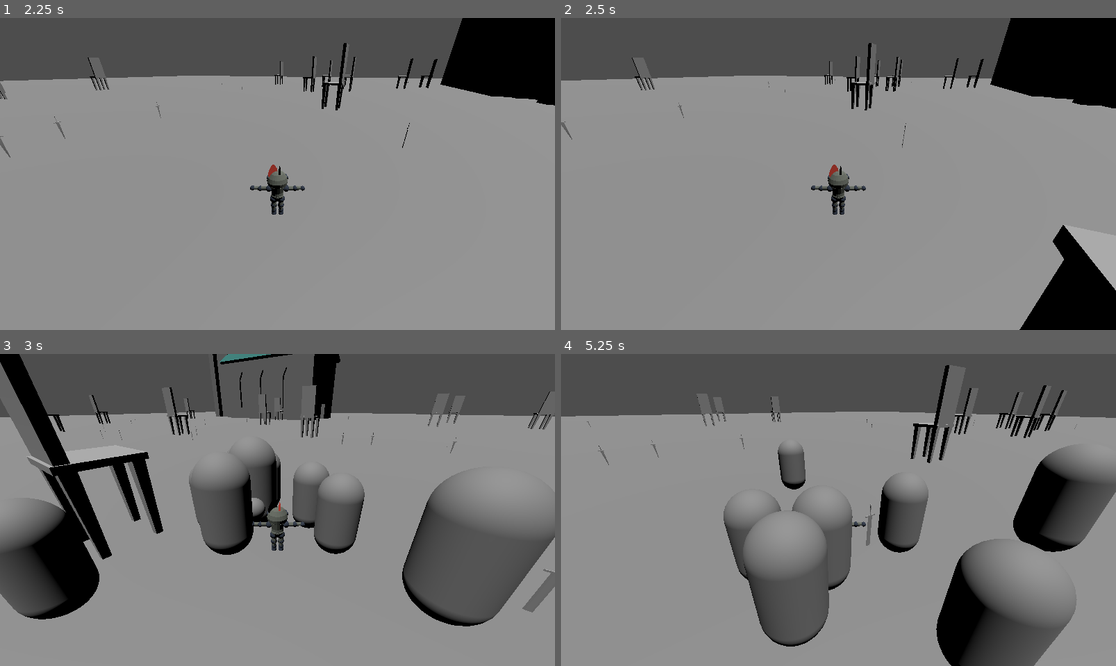
Above: before the commit, frames 1-4 (two rows, left to right).
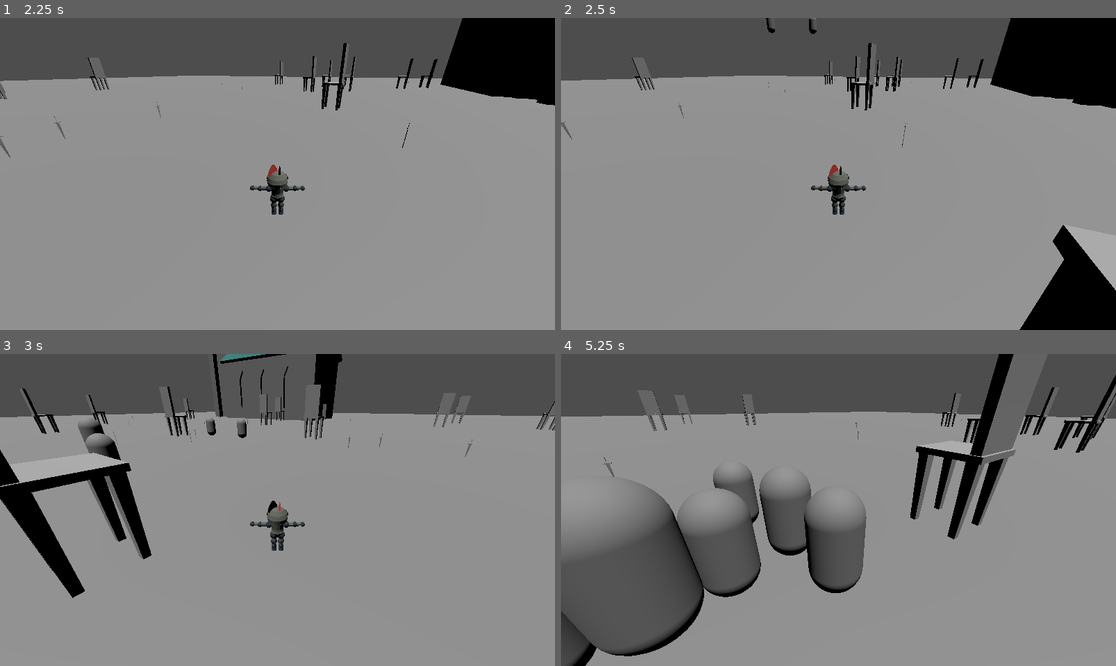
Above: after the commit, the same moments.

Repository: Tchetchouille/GMTK2024
Game: Godot game, scene res://scenes/main.tscn
Same seed, same stepped clock (60 frames per second), same inputs: the game is played once before the commit and once after it. This scene is started directly instead of the project's main scene.
Inputs (mouse positions are in pixels of both pictures, inside the frame that each line leads up to):
- Up to frame 1 (2.25 s): tap Enter at 0.5 s; move the mouse to (399, 158) at 0.52 s; hold D (move_right) 0.53-1.28 s; click (399, 158) at 0.6 s; move the mouse to (166, 189) at 1.27 s; hold S (move_back) 1.28-2.03 s; click (166, 189) at 1.35 s; move the mouse to (333, 105) at 2.02 s; hold D (move_right) from 2.03 s (still down); click (333, 105) at 2.1 s
- Up to frame 2 (2.5 s): keep holding D (move_right)
- Up to frame 3 (3 s): move the mouse to (249, 572) at 2.77 s; release D (move_right) at 2.78 s; hold W (move_forward) from 2.78 s (still down); click (249, 572) at 2.85 s
- Up to frame 4 (5.25 s): move the mouse to (1005, 556) at 3.52 s; release W (move_forward) at 3.53 s; hold A (move_left) 3.53-5.03 s; click (1005, 556) at 3.6 s; move the mouse to (672, 463) at 4.27 s; click (672, 463) at 4.35 s; move the mouse to (866, 510) at 5.02 s; hold S (move_back) from 5.03 s (still down); click (866, 510) at 5.1 s

Frame 1 is identical in both runs. In frame 2, less than 0.1% of the frame differs, in the area x 36-47%, y 0-6%; in frame 3, 27%; in frame 4, 37%, in the area x 0-100%, y 0-100%.

Commit message:
Enemy Updated

Diff:
--- a/resources/weapons/chair.tres
+++ b/resources/weapons/chair.tres
@@ -10,4 +10,3 @@
 model = ExtResource("1_f15lo")
 max_occurrences = 50
 radius = 1.0
-damage = 10.0
--- a/resources/weapons/church.tres
+++ b/resources/weapons/church.tres
@@ -10,4 +10,3 @@
 model = ExtResource("1_dbnc8")
 max_occurrences = 4
 radius = 15.0
-damage = 100.0
--- a/resources/weapons/needle.tres
+++ b/resources/weapons/needle.tres
@@ -10,4 +10,3 @@
 model = ExtResource("1_a4b5y")
 max_occurrences = 10
 radius = 0.5
-damage = 1.0
--- a/resources/weapons/sword.tres
+++ b/resources/weapons/sword.tres
@@ -10,4 +10,3 @@
 model = ExtResource("1_tu7ce")
 max_occurrences = 50
 radius = 1.0
-damage = 4.0
--- a/scenes/main.tscn
+++ b/scenes/main.tscn
@@ -21,6 +21,5 @@
 [node name="GameManager" parent="." node_paths=PackedStringArray("target", "terrain") instance=ExtResource("4_xji4p")]
 enemy_scene = ExtResource("3_7w8k5")
 spawn_radius = 20.0
-number_of_enemies = 10
 target = NodePath("../Character")
 terrain = NodePath("../Terrain")
--- a/scripts/enemy.gd
+++ b/scripts/enemy.gd
@@ -33,7 +33,7 @@
 		velocity.y -= gravity * _delta
 
 func move_towards_target(_delta):
-	if target and not in_knockback:
+	if is_on_floor() and target and not in_knockback:
 		if "scale_" in target:
 			speed = base_speed * target.scale_
 		var direction = calculate_direction_to_target(target)
@@ -81,12 +81,12 @@
 func take_damage(damage: int = 100):
 	health -= damage
 	if health <= 0:
-		drop_gem()
+		#drop_gem()
 		emit_signal("enemy_died", self)
 		queue_free()
 
-func drop_gem():
-	if gem_scene:
-		var gem_instance = gem_scene.instantiate() as Area3D
-		gem_instance.global_transform.origin = global_transform.origin  # Place the gem where the enemy is
-		get_parent().add_child(gem_instance)  # Add the gem to the scene
+#func drop_gem():
+	#if gem_scene:
+		#var gem_instance = gem_scene.instantiate() as Area3D
+		#gem_instance.global_transform.origin = global_transform.origin  # Place the gem where the enemy is
+		#get_parent().add_child(gem_instance)  # Add the gem to the scene
--- a/scripts/game_manager.gd
+++ b/scripts/game_manager.gd
@@ -2,7 +2,7 @@
 
 @export var enemy_scene: PackedScene  # The scene resource of the enemy
 @export var spawn_radius: float = 80.0  # Radius around the target where enemies will spawn
-@export var number_of_enemies: int = 1  # Number of enemies to spawn
+@export var number_of_enemies: int = 10  # Number of enemies to spawn
 @export var target: CharacterBody3D  # The target that enemies should move towards
 @export var terrain: Terrain = null
 @export var scale_variation: float = 0.2  # Variation factor for enemy scale
